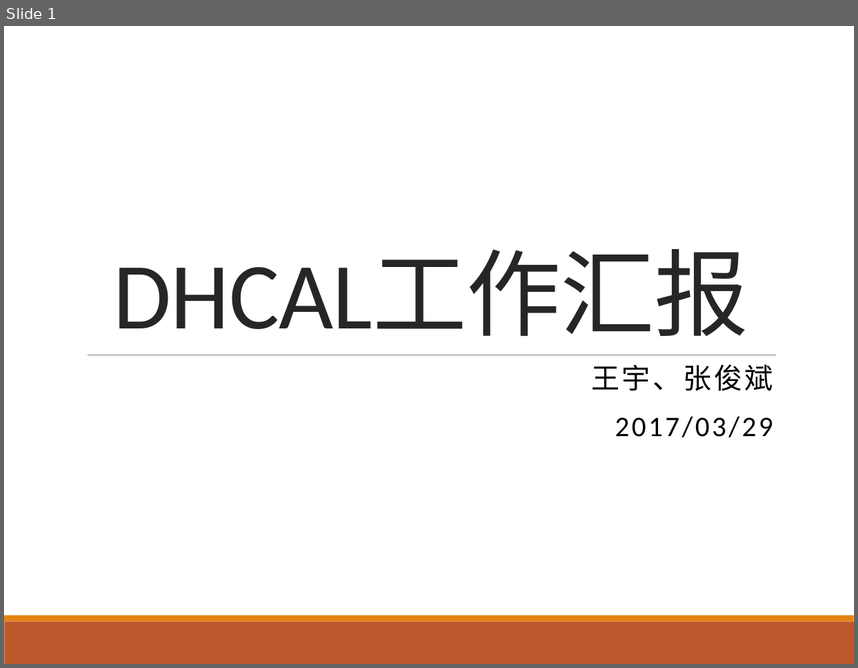
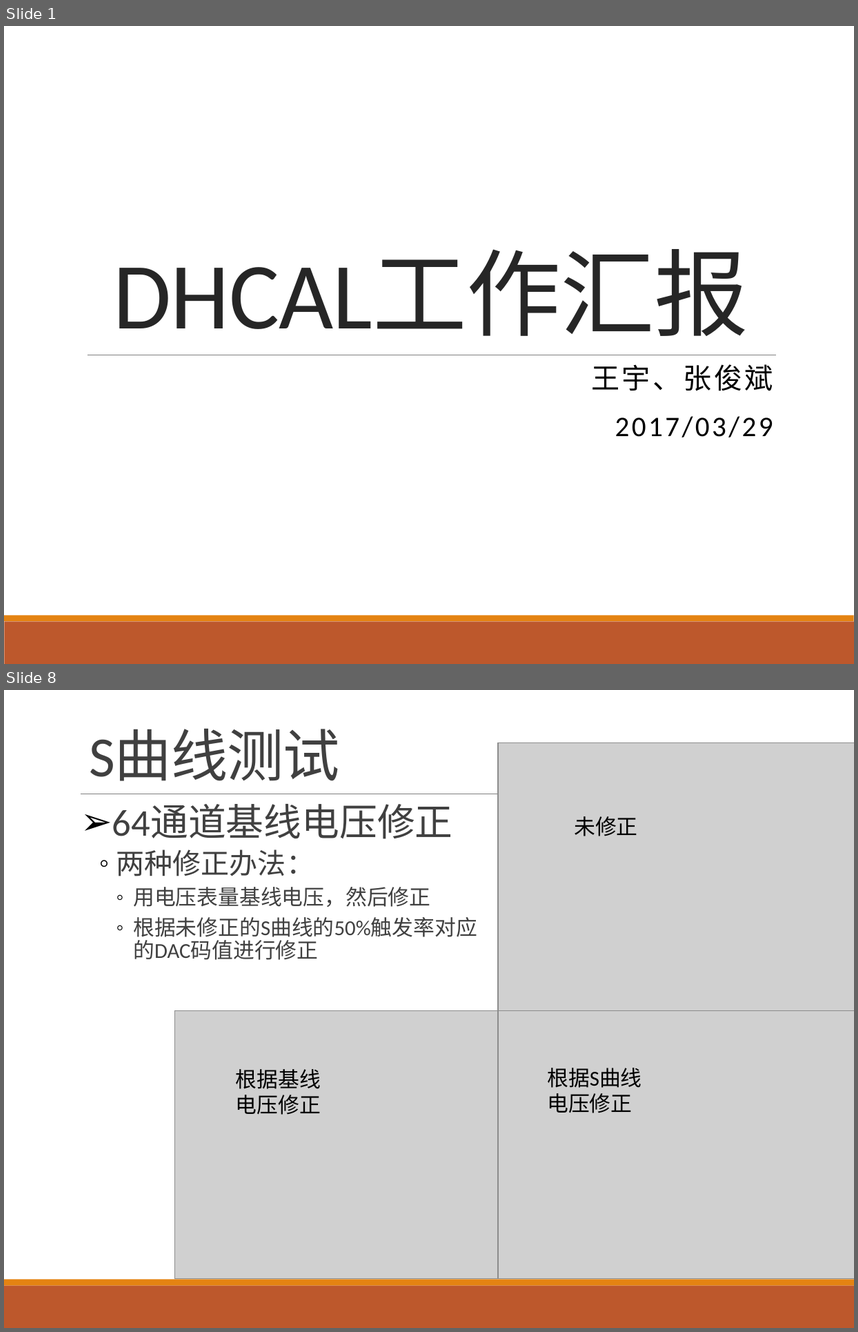
Before and after one commit to wyu0725/SDHCAL_DAQ, a slide deck: Slides/SDHCAL_20170329.pptx. Shown one above the other, each under a label of ours: slide 1 before the commit, slides 1 and 8 after it; the slides between them are not shown. The pictures are 858x668 and 858x1332 pixels, drawn with LibreOffice and Linux fonts; fonts in the diff are those of the drawing; grey boxes stand for pictures. Boxes give left, top, right and bottom in pixels: in the first picture for what was removed or moved away, otherwise in the second. Text is boxed around its words. In the diff, an @@ line names an element or a change of style, - is before the commit and + after.

```diff
--- a/Slides/SDHCAL_20170329.pptx
+++ b/Slides/SDHCAL_20170329.pptx
@@ slide 8 added at [4,690,854,1328], background #FFFFFF; not listed: 2 template elements that a slide beside it also shows @@
@@ title added at [89,729,340,781], 48 pt, text #404040 @@
+S曲线测试
@@ picture added at [498,742,854,1010] @@
@@ line added from (81, 793) to (775, 793), #808080 0.5 pt @@
@@ text added at [112,805,477,960], 18 pt, text #404040 @@
+➢ 64通道基线电压修正
+  ◦ 两种修正办法：
+    ◦ 用电压表量基线电压，然后修正
+    ◦ 根据未修正的S曲线的50%触发率对应的DAC码值进行修正
@@ text added at [574,816,637,836], 18 pt, text #000000 @@
+未修正
@@ picture added at [175,1010,532,1279] @@
@@ picture added at [498,1010,854,1279] @@
@@ text added at [236,1069,321,1114], 18 pt, text #000000 @@
+根据基线
+电压修正
@@ text added at [547,1067,642,1113], 18 pt, text #000000 @@
+根据S曲线
+电压修正
```
Also in this commit, not shown: 12 other slides added, 1 slide removed, 6 other files.
